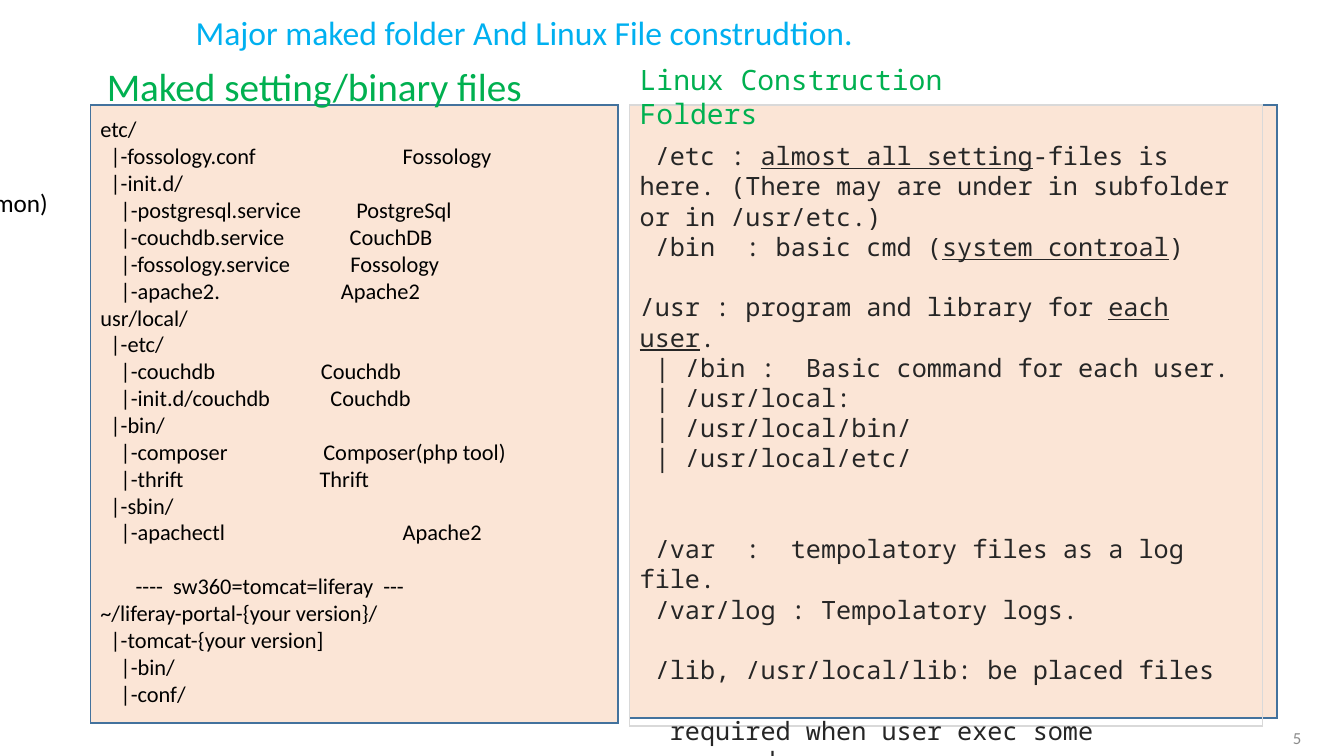
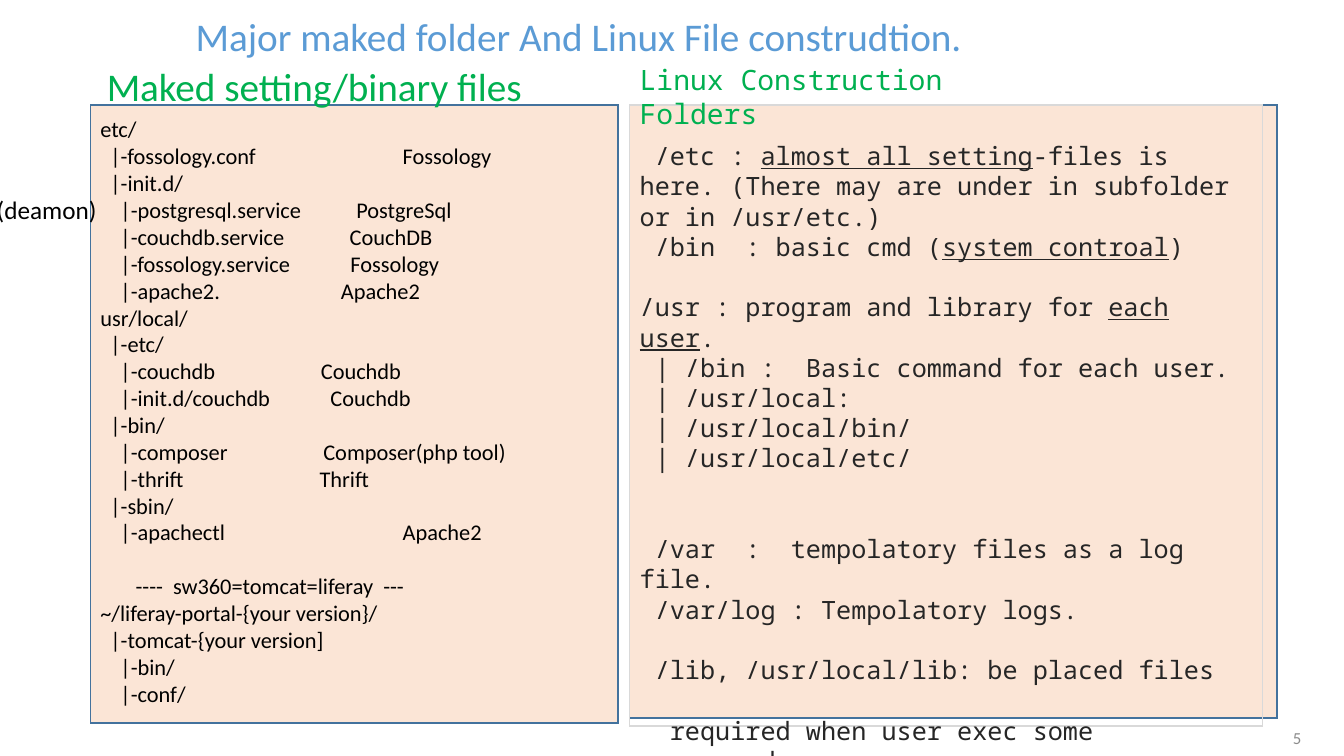
Before and after one commit to daito2223653/document, a slide deck: slide 5 of sub.pptx. Drawn at 1344x756 pixels with LibreOffice and Linux fonts; fonts in the diff are those of the drawing. Boxes give left, top, right and bottom in pixels: in the first picture for what was removed or moved away, otherwise in the second. Text is boxed around its words. In the diff, an @@ line names an element or a change of style, - is before the commit and + after.

```diff
--- a/sub.pptx
+++ b/sub.pptx
@@ text "Major maked folder And Linux ..." at bbox=[196, 24, 961, 58]: size 24 to 28 pt, text colour #00B0F0 to #5B9BD5 @@
@@ text "(deamon)" rewrapped from bbox=[0, 182, 97, 223] to bbox=[0, 199, 97, 226] @@
```
Also in this commit, not shown: 7 other slides changed, 1 slide added, 2 slides removed.
